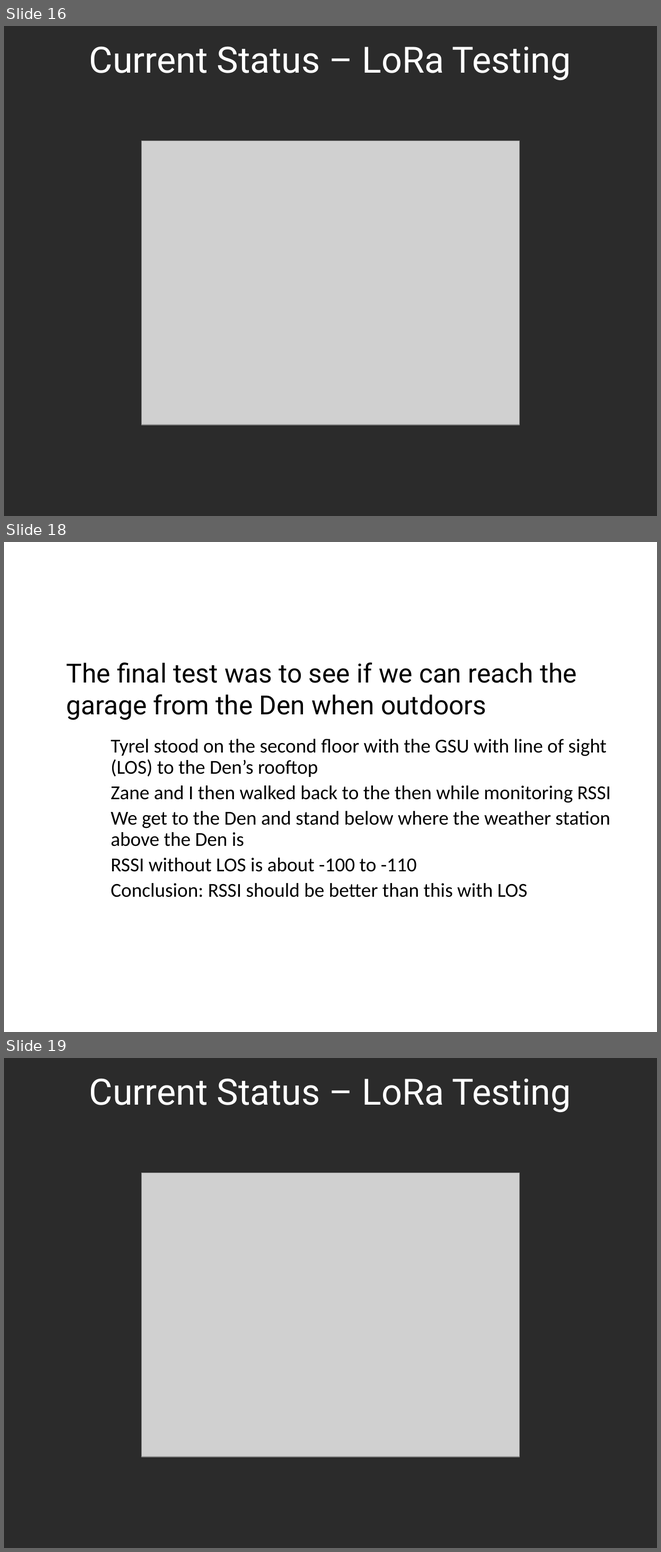
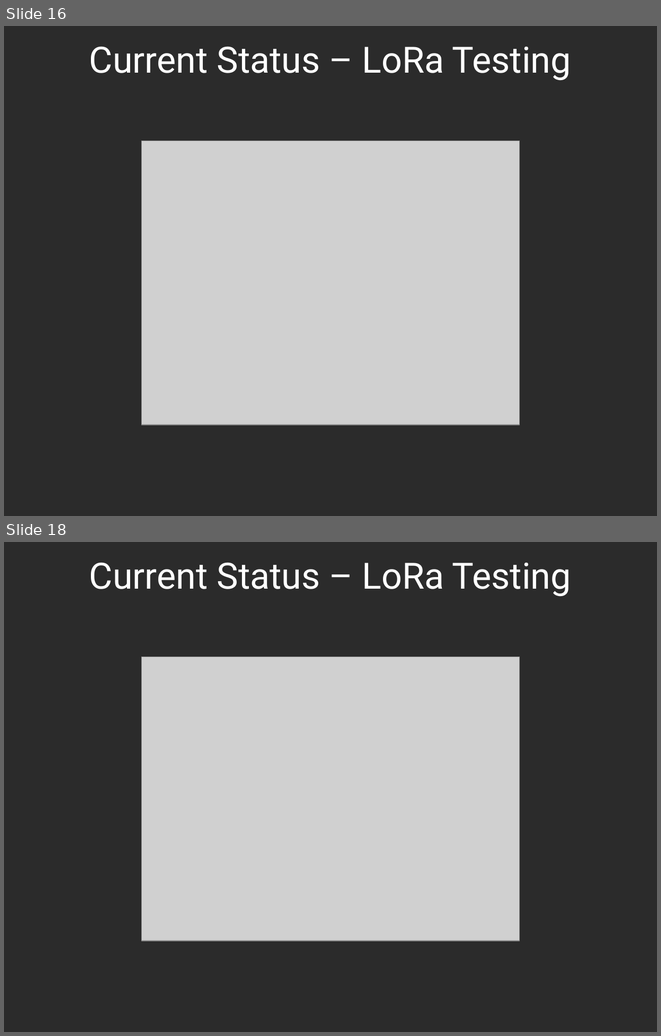
Before and after one commit to Jaxal83/parkingSensor, a slide deck: PDR.odp. Shown one above the other, each under a label of ours: slides 16, 18 and 19 before the commit, slides 16 and 18 after it; the slides between them are not shown. The pictures are 661x1552 and 661x1036 pixels, drawn with LibreOffice and Linux fonts; fonts in the diff are those of the drawing; grey boxes stand for pictures; background and template pictures are left out; a plain dark background stands for a picture behind light text. Boxes give left, top, right and bottom in pixels: in the first picture for what was removed or moved away, otherwise in the second. Text is boxed around its words. In the diff, an @@ line names an element or a change of style, - is before the commit and + after.

```diff
--- a/PDR.odp
+++ b/PDR.odp
@@ slide 18 removed at (4, 542, 657, 1032), background picture (left out) @@
@@ title removed at (36, 547, 625, 602) @@
-Current Status – LoRa Testing
@@ text removed at (66, 662, 611, 897) @@
-• The final test was to see if we can reach the garage from the Den when outdoors
-  • Tyrel stood on the second floor with the GSU with line of sight (LOS) to the Den’s rooftop
-  • Zane and I then walked back to the then while monitoring RSSI
-  • We get to the Den and stand below where the weather station above the Den is
-  • RSSI without LOS is about -100 to -110
-  • Conclusion: RSSI should be better than this with LOS
@@ what was slide 19 is now slide 18 @@
```
Also in this commit, not shown: 3 slides changed.
